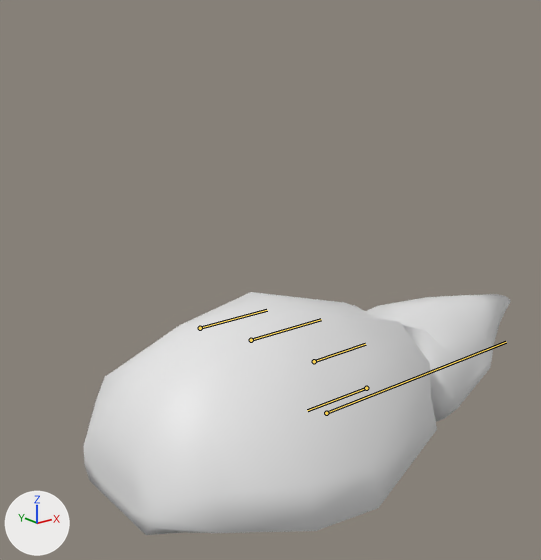
Before and after pictures for a commit that changed the FBX model Assets/Blenders/rat.fbx.
Both versions are drawn from a 50 mm camera at (-0.0191, -0.0202, 0.0144) aimed at (-0.0012, 0.0022, 0.0054). Arrows for +X, +Y and +Z are at lower left; the lights stay in place. The bones that bend it are drawn over the model as lines.

Names of what the first picture shows: 'Rat'.
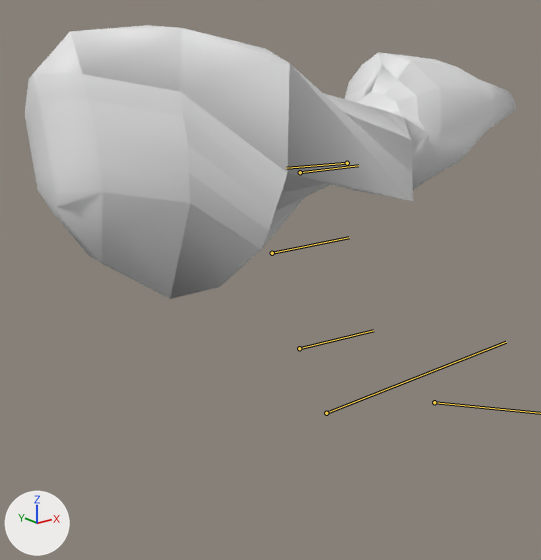
The newer file adds an action. The first version stands in its rest pose; the second is drawn at frame 1 of the action 'Knockback'.

Location of each change, [x1, y1, x2, y2] in pixels of the pictures (541 x 560 px):
```json
{"object": "Rat", "change": "posed", "before": [83, 292, 511, 535], "after": [25, 25, 516, 299], "on screen": "15% wider, 13% taller"}
{"bone": "Body0", "before": "(200, 328) to (267, 310)", "after": "(299, 348) to (373, 330)"}
{"bone": "Body1", "before": "(251, 340) to (321, 319)", "after": "(272, 253) to (349, 237)"}
{"bone": "Body2", "before": "(314, 361) to (365, 344)", "after": "(300, 172) to (358, 165)"}
{"bone": "Head", "before": "(366, 388) to (307, 410)", "after": "(347, 163) to (286, 168)"}
```

Scene script edits in JSON lines:
```json
{"block": "bone_body0", "where": "bone_body0 = bpy.data.objects['Armature'].pose.bones['Body0']  # child of 'Basebone'"}
{"op": "set", "path": "bone_body0.location", "old": "(0.0, 0.0, 0.0)", "new": "(0.747, 0.016, 0.007)"}
{"op": "set", "path": "bone_body0.rotation_quaternion", "old": "(1.0, 0.0, 0.0, 0.0)", "new": "(0.565, -0.027, -0.825, 0.006)", "note": "degrees (0, 0, 0) -> degrees (6, -111, -8)"}
{"block": "bone_body1", "where": "bone_body1 = bpy.data.objects['Armature'].pose.bones['Body1']  # child of 'Body0'"}
{"op": "set", "path": "bone_body1.rotation_quaternion", "old": "(1.0, 0.0, 0.0, 0.0)", "new": "(0.885, -0.017, 0.464, -0.027)", "note": "degrees (0, 0, 0) -> degrees (-6, 55, -6)"}
{"block": "bone_body2", "where": "bone_body2 = bpy.data.objects['Armature'].pose.bones['Body2']  # child of 'Body1'"}
{"op": "set", "path": "bone_body2.rotation_quaternion", "old": "(1.0, 0.0, 0.0, 0.0)", "new": "(0.939, -0.009, 0.343, -0.002)", "note": "degrees (0, 0, 0) -> degrees (-1, 40, -1)"}
{"block": "bone_head", "where": "bone_head = bpy.data.objects['Armature'].pose.bones['Head']  # child of 'Body2'"}
{"op": "set", "path": "bone_head.rotation_quaternion", "old": "(1.0, 0.0, 0.0, 0.0)", "new": "(0.8, -0.051, -0.595, -0.06)", "note": "degrees (0, 0, 0) -> degrees (-2, -73, -7)"}
```
